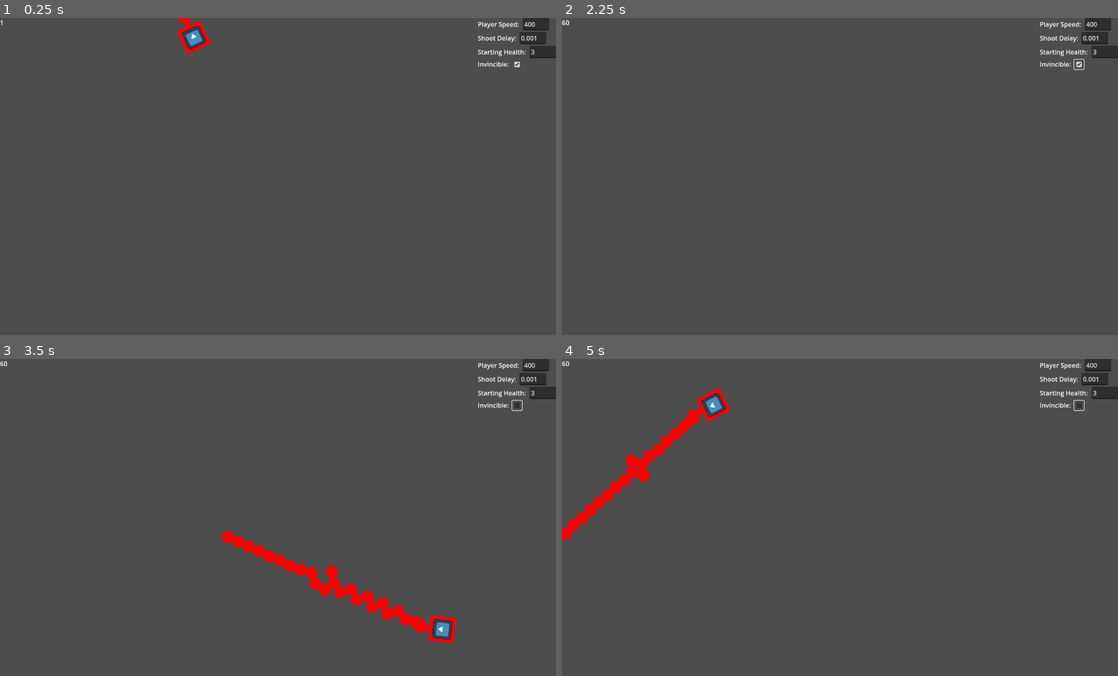
Above: before the commit, frames 1-4 (two rows, left to right).
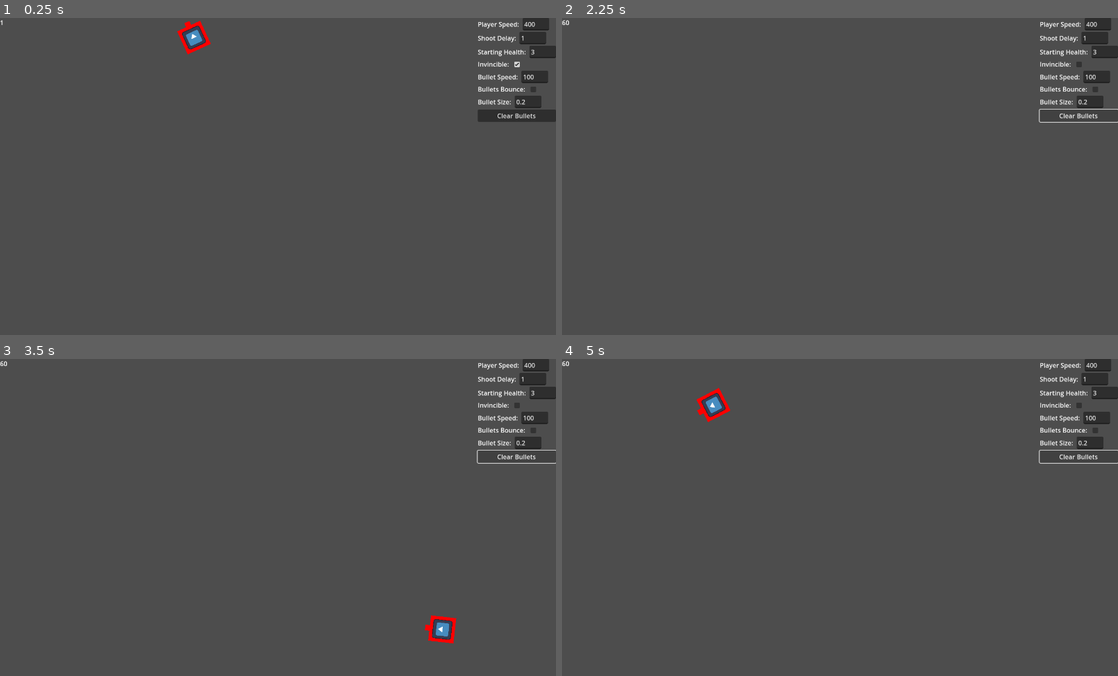
Above: after the commit, the same moments.

Repository: lukemcneil/godot-shooter-game
Game: Godot game, scene res://main.tscn
The game is run twice, just before and just after one commit, with the same random seed, the same clock (stepped at 60 frames per second) and the same inputs. The engine's default icon, where the game draws it, is replaced by a stand-in: a white triangle on a blue panel in a dark square.
Inputs (mouse positions are in pixels of both pictures, inside the frame that each line leads up to):
- Up to frame 1 (0.25 s): no input
- Up to frame 2 (2.25 s): click (1079, 65) at 0.5 s; click (1079, 116) at 1.25 s, where only the run after the commit has a clickable "Clear Bullets"; tap Enter at 2 s; hold D (move_right) from 2.03 s (still down); tap J (join) at 2.1 s
- Up to frame 3 (3.5 s): tap Space (toggle_shoot) at 2.75 s; release D (move_right) at 2.78 s; hold S (move_down) from 2.78 s (still down); tap C (change_color) at 2.85 s; tap J (join) at 3.05 s
- Up to frame 4 (5 s): release S (move_down) at 3.53 s; hold D (move_right) 3.53-4.28 s; tap J (join) at 3.6, 4.55 s; hold W (move_up) from 4.28 s (still down); tap Down (look_down) at 4.35 s

The runs differ from the first frame. In frame 1, 1.1% of the frame differs, in the area x 32-100%, y 0-33%; in frame 2, 0.8%; in frame 3, 2.3%, in the area x 39-100%, y 5-87%; in frame 4, 1.9%.

Commit message:
a whole bunch of things to tweak

Diff:
--- a/bullet.gd
+++ b/bullet.gd
@@ -1,15 +1,30 @@
 extends RigidBody2D
-
-@export var speed = 500
+var speed: int
 var player: int
 
-func init(start_position: Vector2, start_rotation: float, color: Color, player_number: int):
+func init(start_position: Vector2, start_rotation: float, color: Color, player_number: int, speed: int, bounce: bool, size: float):
 	position = start_position
 	rotation = start_rotation
 	var velocity = Vector2(speed, 0.0)
 	linear_velocity = velocity.rotated(rotation)
 	player = player_number
 	modulate = color
+	if bounce:
+		collision_mask = enable_bit(collision_mask, 2)
+	else:
+		collision_mask = disable_bit(collision_mask, 2)
+	for node in get_children():
+		node.position.x = 100 * size / 2
+		node.scale = Vector2(size, size)
+
+func enable_bit(mask: int, index: int) -> int:
+	return mask | (1 << index)
+
+func disable_bit(mask: int, index: int) -> int:
+	return mask & ~(1 << index)
+
+func do_not_bounce():
+	collision_mask = disable_bit(collision_mask, 2)
 
 func _on_visible_on_screen_notifier_2d_screen_exited():
 	queue_free()
--- a/bullet.tscn
+++ b/bullet.tscn
@@ -16,7 +16,6 @@
 physics_material_override = SubResource("PhysicsMaterial_oouwr")
 gravity_scale = 0.0
 script = ExtResource("1_utgbp")
-speed = 1200
 
 [node name="CollisionShape2D" type="CollisionShape2D" parent="."]
 use_parent_material = true
@@ -26,8 +25,8 @@
 shape = SubResource("CircleShape2D_5ymv6")
 
 [node name="VisibleOnScreenNotifier2D" type="VisibleOnScreenNotifier2D" parent="."]
-position = Vector2(0, 1.90735e-06)
-scale = Vector2(0.3, 0.3)
+position = Vector2(9.53674e-07, -1.49012e-07)
+scale = Vector2(1.5, 1.5)
 
 [node name="Sprite2D" type="Sprite2D" parent="."]
 scale = Vector2(0.3, 0.3)
--- a/main.gd
+++ b/main.gd
@@ -1,15 +1,12 @@
 extends Node
 
 @export var player_speed = 400
-@export var shoot_delay = 0.1
+@export var shoot_delay = 1
 @export var starting_health = 3
-@export var invincible = false
-
-# map from player integer to the player node
-var player_nodes = {}
-var screen_size
-signal pause
-
+@export var invincible = true
+@export var bullet_speed = 100
+@export var bullets_bounce = false
+@export var bullet_size = 0.2
 @export var colors = [
 	Color.RED,
 	Color.BLUE,
@@ -21,6 +18,11 @@
 	Color.BROWN
 ]
 
+# map from player integer to the player node
+var player_nodes = {}
+var screen_size
+signal pause
+
 func _ready():
 	screen_size = get_window().size
 	PlayerManager.player_joined.connect(spawn_player)
@@ -28,7 +30,7 @@
 	PlayerManager.join_all_unjoined_devices()
 	$Walls/WallRight.position = Vector2(screen_size.x, 0)
 	$Walls/WallBottom.position = Vector2(0, screen_size.y)
-	$SettingsWindow.init_settings(player_speed, shoot_delay, starting_health, invincible)
+	$SettingsWindow.init_settings(player_speed, shoot_delay, starting_health, invincible, bullet_speed, bullets_bounce, bullet_size)
 
 func _process(_delta):
 	PlayerManager.handle_join_input()
@@ -40,7 +42,7 @@
 	var player_node = player_scene.instantiate()
 	player_nodes[player] = player_node
 
-	player_node.update_settings(player_speed, shoot_delay, starting_health, invincible)
+	player_node.update_settings(player_speed, shoot_delay, starting_health, invincible, bullet_speed, bullets_bounce, bullet_size)
 	# let the player know which device controls it
 	player_node.init(player, device, colors[device+1])
 	player_node.change_color.connect(on_change_color)
@@ -60,13 +62,21 @@
 	if event.is_action_pressed("pause"):
 		$SettingsWindow.visible = not $SettingsWindow.visible
 
-func _on_settings_window_new_settings(player_speed, shoot_delay, starting_health, invincible):
+func _on_settings_window_new_settings(player_speed, shoot_delay, starting_health, invincible, bullet_speed, bullets_bounce, bullet_size):
 	self.player_speed = player_speed
 	self.shoot_delay = shoot_delay
 	self.starting_health = starting_health
 	self.invincible = invincible
+	self.bullet_speed = bullet_speed
+	self.bullets_bounce = bullets_bounce
+	self.bullet_size = bullet_size
+	if not bullets_bounce:
+		get_tree().call_group("bullets", "do_not_bounce")
 	for player in player_nodes.values():
-		player.update_settings(player_speed, shoot_delay, starting_health, invincible)
+		player.update_settings(player_speed, shoot_delay, starting_health, invincible, bullet_speed, bullets_bounce, bullet_size)
 
 func on_change_color(color, device):
 	colors[device+1] = color
+
+func _on_settings_window_clear_bullets():
+	get_tree().call_group("bullets", "queue_free")
--- a/main.tscn
+++ b/main.tscn
@@ -17,8 +17,6 @@
 
 [node name="Main" type="Node"]
 script = ExtResource("1_tkpq6")
-shoot_delay = 0.001
-invincible = true
 
 [node name="PlayerManager" type="Node" parent="."]
 script = ExtResource("1_5icx1")
@@ -51,4 +49,5 @@
 offset_right = 0.0
 grow_horizontal = 0
 
+[connection signal="clear_bullets" from="SettingsWindow" to="." method="_on_settings_window_clear_bullets"]
 [connection signal="new_settings" from="SettingsWindow" to="." method="_on_settings_window_new_settings"]
--- a/player.gd
+++ b/player.gd
@@ -2,10 +2,13 @@
 
 @export var bullet_scene: PackedScene
 
-var speed = 400
-var shoot_delay = 0.1
-var starting_health = 3
-var invincible = false
+var speed: int
+var shoot_delay: float
+var starting_health: int
+var invincible: bool
+var bullet_speed: int
+var bullets_bounce: bool
+var bullet_size: float
 var color
 var health
 
@@ -53,7 +56,7 @@
 
 func _on_shoot_timer_timeout():
 	var bullet = bullet_scene.instantiate()
-	bullet.init($BulletSpawnMarker.global_position, rotation, color, player)
+	bullet.init($BulletSpawnMarker.global_position, rotation, color, player, bullet_speed, bullets_bounce, bullet_size)
 	get_parent().add_child(bullet)
 
 func _on_player_hit_box_body_entered(body):
@@ -63,9 +66,13 @@
 		if health == 0:
 			PlayerManager.leave(player)
 
-func update_settings(player_speed, shoot_delay, starting_health, invincible):
+func update_settings(player_speed, shoot_delay, starting_health, invincible, bullet_speed, bullets_bounce, bullet_size):
 	self.speed = player_speed
 	self.shoot_delay = shoot_delay
-	$ShootTimer.wait_time = shoot_delay
+	if shoot_delay > 0:
+		$ShootTimer.wait_time = shoot_delay
 	self.starting_health = starting_health
 	self.invincible = invincible
+	self.bullet_speed = bullet_speed
+	self.bullets_bounce = bullets_bounce
+	self.bullet_size = bullet_size
--- a/player.tscn
+++ b/player.tscn
@@ -35,7 +35,7 @@
 shape = SubResource("RectangleShape2D_5rjjo")
 
 [node name="BulletSpawnMarker" type="Marker2D" parent="."]
-position = Vector2(56, 0)
+position = Vector2(43, 0)
 
 [node name="Body" type="ColorRect" parent="."]
 offset_left = -32.0
--- a/settings_window.gd
+++ b/settings_window.gd
@@ -1,24 +1,34 @@
 extends VBoxContainer
 
-signal new_settings(player_speed: int, shoot_delay: float, starting_health: int, invincible: bool)
+signal new_settings(player_speed: int, shoot_delay: float, starting_health: int, bullet_speed: int, invincible: bool, bullet_size: float)
+signal clear_bullets
 
 var player_speed: int
 var shoot_delay: float
 var starting_health: int
 var invincible: bool
+var bullet_speed: int
+var bullets_bounce: bool
+var bullet_size: float
 
-func init_settings(player_speed, shoot_delay, starting_health, invincible):
+func init_settings(player_speed, shoot_delay, starting_health, invincible, bullet_speed, bullets_bounce, bullet_size):
 	self.player_speed = player_speed
 	self.shoot_delay = shoot_delay
 	self.starting_health = starting_health
 	self.invincible = invincible
+	self.bullet_speed = bullet_speed
+	self.bullets_bounce = bullets_bounce
+	self.bullet_size = bullet_size
 	$PlayerSpeedContainer/LineEdit.text = str(player_speed)
 	$ShootDelayContainer/LineEdit.text = str(shoot_delay)
 	$StartingHealthContainer/LineEdit.text = str(starting_health)
 	$InvincibleContainer/CheckBox.button_pressed = invincible
+	$BulletSpeedContainer/LineEdit.text = str(bullet_speed)
+	$BulletsBounceContainer/CheckBox.button_pressed = bullets_bounce
+	$BulletSizeContainer/LineEdit.text = str(bullet_size)
 
 func emit_settings():
-	emit_signal("new_settings", player_speed, shoot_delay, starting_health, invincible)
+	emit_signal("new_settings", player_speed, shoot_delay, starting_health, invincible, bullet_speed, bullets_bounce, bullet_size)
 
 func _on_player_speed_edit_text_changed(new_text):
 	player_speed = int(new_text)
@@ -35,3 +45,18 @@
 func _on_invincible_check_box_toggled(button_pressed):
 	invincible = button_pressed
 	emit_settings()
+
+func _on_bullets_bounce_check_box_toggled(button_pressed):
+	bullets_bounce = button_pressed
+	emit_settings()
+
+func _on_bullet_speed_line_edit_text_changed(new_text):
+	bullet_speed = int(new_text)
+	emit_settings()
+
+func _on_clear_bullets_button_pressed():
+	emit_signal("clear_bullets")
+
+func _on_bullet_size_line_edit_text_changed(new_text):
+	bullet_size = float(new_text)
+	emit_settings()
--- a/settings_window.tscn
+++ b/settings_window.tscn
@@ -47,7 +47,45 @@
 [node name="CheckBox" type="CheckBox" parent="InvincibleContainer"]
 layout_mode = 2
 
+[node name="BulletSpeedContainer" type="HBoxContainer" parent="."]
+layout_mode = 2
+
+[node name="Label" type="Label" parent="BulletSpeedContainer"]
+layout_mode = 2
+text = "Bullet Speed: "
+
+[node name="LineEdit" type="LineEdit" parent="BulletSpeedContainer"]
+layout_mode = 2
+
+[node name="BulletsBounceContainer" type="HBoxContainer" parent="."]
+layout_mode = 2
+
+[node name="Label" type="Label" parent="BulletsBounceContainer"]
+layout_mode = 2
+text = "Bullets Bounce: "
+
+[node name="CheckBox" type="CheckBox" parent="BulletsBounceContainer"]
+layout_mode = 2
+
+[node name="BulletSizeContainer" type="HBoxContainer" parent="."]
+layout_mode = 2
+
+[node name="Label" type="Label" parent="BulletSizeContainer"]
+layout_mode = 2
+text = "Bullet Size: "
+
+[node name="LineEdit" type="LineEdit" parent="BulletSizeContainer"]
+layout_mode = 2
+
+[node name="ClearBulletsButton" type="Button" parent="."]
+layout_mode = 2
+text = "Clear Bullets"
+
 [connection signal="text_changed" from="PlayerSpeedContainer/LineEdit" to="." method="_on_player_speed_edit_text_changed"]
 [connection signal="text_changed" from="ShootDelayContainer/LineEdit" to="." method="_on_shoot_delay_line_edit_text_changed"]
 [connection signal="text_changed" from="StartingHealthContainer/LineEdit" to="." method="_on_starting_health_line_edit_text_changed"]
 [connection signal="toggled" from="InvincibleContainer/CheckBox" to="." method="_on_invincible_check_box_toggled"]
+[connection signal="text_changed" from="BulletSpeedContainer/LineEdit" to="." method="_on_bullet_speed_line_edit_text_changed"]
+[connection signal="toggled" from="BulletsBounceContainer/CheckBox" to="." method="_on_bullets_bounce_check_box_toggled"]
+[connection signal="text_changed" from="BulletSizeContainer/LineEdit" to="." method="_on_bullet_size_line_edit_text_changed"]
+[connection signal="pressed" from="ClearBulletsButton" to="." method="_on_clear_bullets_button_pressed"]
